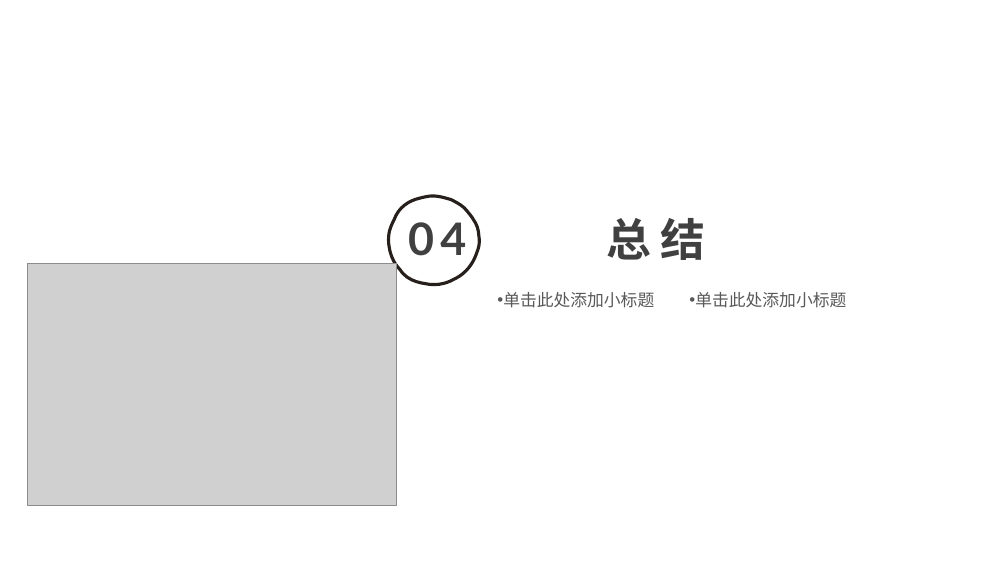
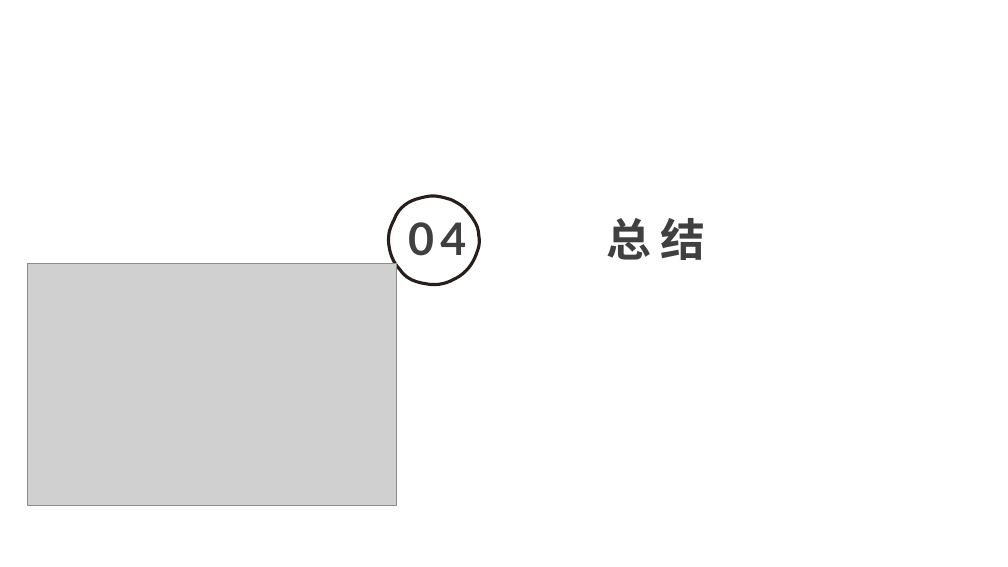
Before and after one commit to Hzzone/E-Book, a slide deck: slide 16 of 期末提交-E-Book/E-Book课程报告PPT.pptx. Drawn at 1008x567 pixels with LibreOffice and Linux fonts; fonts in the diff are those of the drawing; grey boxes stand for pictures. Boxes give left, top, right and bottom in pixels: in the first picture for what was removed or moved away, otherwise in the second. Text is boxed around its words. In the diff, an @@ line names an element or a change of style, - is before the commit and + after.

Commit message:
complete

```diff
--- a/期末提交-E-Book/E-Book课程报告PPT.pptx
+++ b/期末提交-E-Book/E-Book课程报告PPT.pptx
@@ text removed at (x1=503, y1=292, x2=654, y2=308) @@
-• 单击此处添加小标题
@@ text removed at (x1=695, y1=292, x2=846, y2=308) @@
-• 单击此处添加小标题
```
Also in this commit, not shown: 14 other slides changed.
